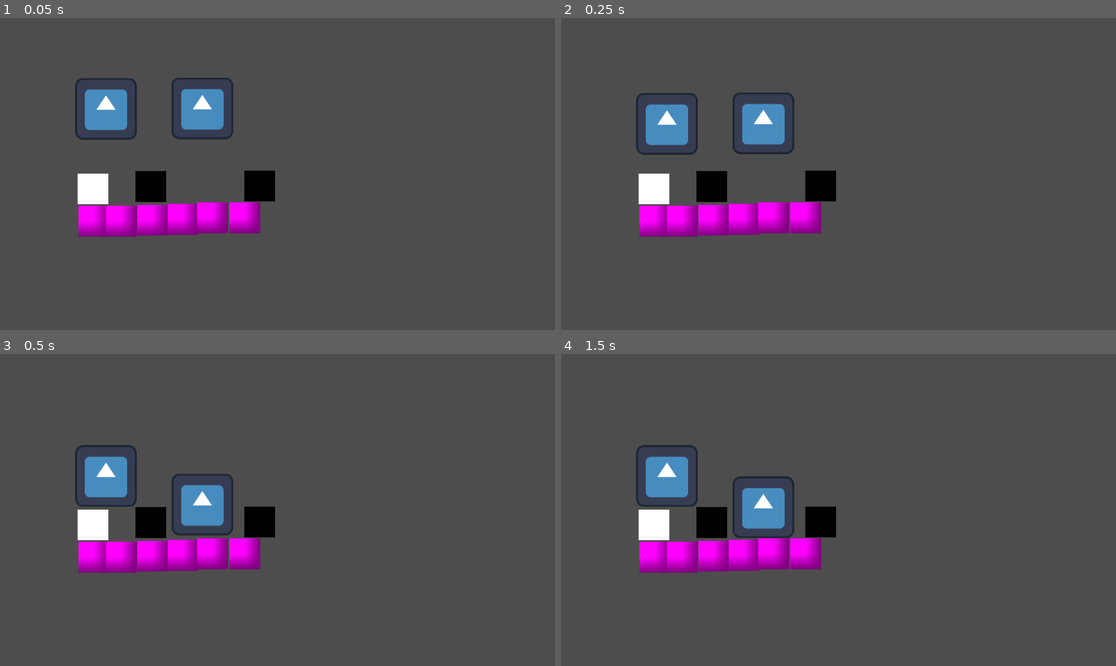
Above: before the commit, frames 1-4 (two rows, left to right).
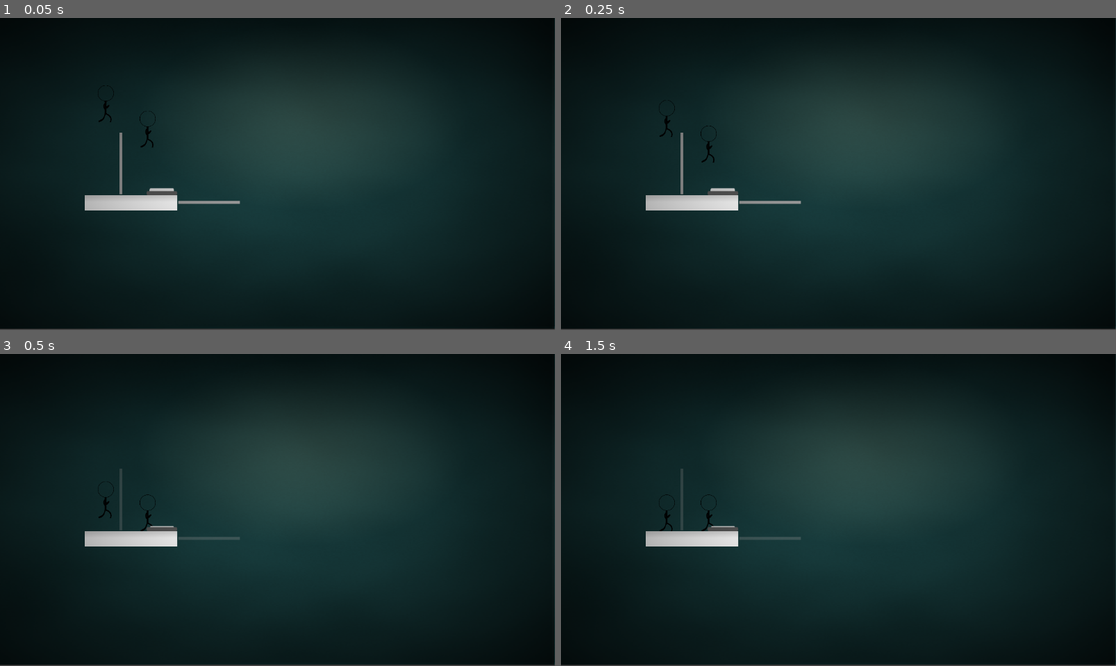
Above: after the commit, the same moments.

Repository: NahuelArrieta/ChronosSociety
Game: Godot game, scene res://levels/level.tscn
The game is run twice, just before and just after one commit, with the same random seed, the same clock (stepped at 60 frames per second) and the same inputs. The engine's default icon, where the game draws it, is replaced by a stand-in: a white triangle on a blue panel in a dark square.
Inputs:
- Up to frame 1 (0.05 s): no input
- Up to frame 2 (0.25 s): no input
- Up to frame 3 (0.5 s): no input
- Up to frame 4 (1.5 s): tap Space (REVERT_P1) at 0.6 s; tap Enter at 1.25 s; tap Shift (REVERT_P2) at 1.35 s

The runs differ from the first frame. In frame 1, 99% of the frame differs, in the area x 0-100%, y 0-100%; in frame 2, 99%; in frame 3, 99%; in frame 4, 99%.

Commit message:
Level art (#5)
* add background

* add player animations

* add button sprites

* add door sprite

Diff:
--- a/entities/enviroment/button/button.gd
+++ b/entities/enviroment/button/button.gd
@@ -18,4 +18,11 @@
 		return
 
 	active = value
+
+	## Play animations
+	$Animation.play("middle")
+	if active:
+		$Animation.play("pressed")
+	else:
+		$Animation.play("unpresed")
 	Global.buttonChanged.emit(groupId, active)
--- a/entities/enviroment/button/button.tscn
+++ b/entities/enviroment/button/button.tscn
@@ -1,24 +1,60 @@
-[gd_scene load_steps=4 format=3 uid="uid://d3qbem7373n6k"]
+[gd_scene load_steps=8 format=3 uid="uid://d3qbem7373n6k"]
 
 [ext_resource type="Script" uid="uid://cqwlw0bd6qtch" path="res://entities/enviroment/button/button.gd" id="1_nmqsl"]
+[ext_resource type="Texture2D" uid="uid://tuylwk1n2hlo" path="res://visual/button/middle.png" id="2_8v1kb"]
+[ext_resource type="Texture2D" uid="uid://chrsp7p52y5s" path="res://visual/button/pressed.png" id="3_8v1kb"]
+[ext_resource type="Texture2D" uid="uid://ku4r8e88phs8" path="res://visual/button/unpressed.png" id="4_g5qce"]
 
 [sub_resource type="CanvasTexture" id="CanvasTexture_nmqsl"]
 specular_color = Color(0, 0, 1, 1)
 
 [sub_resource type="RectangleShape2D" id="RectangleShape2D_nmqsl"]
-size = Vector2(63, 63)
+size = Vector2(63, 15)
+
+[sub_resource type="SpriteFrames" id="SpriteFrames_v7638"]
+animations = [{
+"frames": [{
+"duration": 1.0,
+"texture": ExtResource("2_8v1kb")
+}],
+"loop": true,
+"name": &"middle",
+"speed": 5.0
+}, {
+"frames": [{
+"duration": 1.0,
+"texture": ExtResource("3_8v1kb")
+}],
+"loop": true,
+"name": &"pressed",
+"speed": 5.0
+}, {
+"frames": [{
+"duration": 1.0,
+"texture": ExtResource("4_g5qce")
+}],
+"loop": true,
+"name": &"unpresed",
+"speed": 5.0
+}]
 
 [node name="Button" type="Area2D"]
 script = ExtResource("1_nmqsl")
 
 [node name="Sprite2D" type="Sprite2D" parent="."]
+visible = false
 position = Vector2(32, 32)
 scale = Vector2(64, 64)
 texture = SubResource("CanvasTexture_nmqsl")
 
 [node name="CollisionShape2D" type="CollisionShape2D" parent="."]
-position = Vector2(32, 32)
 shape = SubResource("RectangleShape2D_nmqsl")
+
+[node name="Animation" type="AnimatedSprite2D" parent="."]
+position = Vector2(0, 1.49012e-08)
+scale = Vector2(0.627451, 0.973684)
+sprite_frames = SubResource("SpriteFrames_v7638")
+animation = &"middle"
 
 [connection signal="body_entered" from="." to="." method="_on_body_entered"]
 [connection signal="body_exited" from="." to="." method="_on_body_exited"]
--- a/entities/enviroment/door/door.gd
+++ b/entities/enviroment/door/door.gd
@@ -1,12 +1,12 @@
-extends StaticBody2D
+extends Node2D
 
 # This variable allows you to set the group ID in the Inspector
 # so the door knows which button it should respond to.
 @export var groupId: int
 
 # Get references to the child nodes
-@onready var sprite = $Sprite2D
-@onready var collision_shape = $CollisionShape2D
+@onready var sprite = $Entry/Sprite2D
+@onready var collision_shape = $Entry/CollisionShape2D
 
 var _state_history = []
 var is_reverting = false
@@ -25,8 +25,8 @@
 var INACTIVE_STATUS := "INACTIVE"
 
 var STATUSES : Dictionary[String, Status] =  {
-	ACTIVE_STATUS: Status.new(Color.BLACK, true),
-	INACTIVE_STATUS: Status.new(Color.GRAY, false),
+	ACTIVE_STATUS: Status.new(Color("9c9c9c"), true),
+	INACTIVE_STATUS: Status.new(Color("9c9c9c", 0.3), false),
 }
 
 func _ready():
--- a/entities/enviroment/door/door.tscn
+++ b/entities/enviroment/door/door.tscn
@@ -1,21 +1,34 @@
-[gd_scene load_steps=4 format=3 uid="uid://b66i5kor3udi4"]
+[gd_scene load_steps=5 format=3 uid="uid://b66i5kor3udi4"]
 
 [ext_resource type="Script" uid="uid://dn0hohseijwik" path="res://entities/enviroment/door/door.gd" id="1_el4m5"]
+[ext_resource type="Texture2D" uid="uid://m50hwjk8qm1c" path="res://visual/door/base.png" id="2_ulegr"]
 
 [sub_resource type="CanvasTexture" id="CanvasTexture_el4m5"]
 specular_color = Color(0, 1, 1, 1)
 
 [sub_resource type="RectangleShape2D" id="RectangleShape2D_ulegr"]
-size = Vector2(63, 63)
+size = Vector2(62.5, 62.5)
 
-[node name="Door" type="StaticBody2D"]
+[node name="Door" type="Node2D"]
 script = ExtResource("1_el4m5")
 
-[node name="Sprite2D" type="Sprite2D" parent="."]
-position = Vector2(32, 32)
-scale = Vector2(64, 64)
+[node name="Entry" type="StaticBody2D" parent="."]
+
+[node name="Sprite2D" type="Sprite2D" parent="Entry"]
+modulate = Color(0.298039, 0.298039, 0.298039, 1)
+scale = Vector2(6.4, 128)
 texture = SubResource("CanvasTexture_el4m5")
 
-[node name="CollisionShape2D" type="CollisionShape2D" parent="."]
-position = Vector2(32, 32)
+[node name="CollisionShape2D" type="CollisionShape2D" parent="Entry"]
+scale = Vector2(0.1, 2)
 shape = SubResource("RectangleShape2D_ulegr")
+
+[node name="Bottom" type="Sprite2D" parent="."]
+position = Vector2(0, 64)
+scale = Vector2(0.10098, 0.402778)
+texture = ExtResource("2_ulegr")
+
+[node name="Top" type="Sprite2D" parent="."]
+position = Vector2(0, -64)
+scale = Vector2(0.10098, 0.402778)
+texture = ExtResource("2_ulegr")
--- a/entities/enviroment/platform/platform.tscn
+++ b/entities/enviroment/platform/platform.tscn
@@ -1,6 +1,6 @@
 [gd_scene load_steps=3 format=3 uid="uid://bn4dscbsrik6o"]
 
-[sub_resource type="PlaceholderTexture2D" id="PlaceholderTexture2D_vmhxp"]
+[ext_resource type="Texture2D" uid="uid://b82a1js512dd7" path="res://visual/platform/platform.png" id="1_yecdb"]
 
 [sub_resource type="RectangleShape2D" id="RectangleShape2D_vmhxp"]
 size = Vector2(63, 63)
@@ -8,10 +8,10 @@
 [node name="Platform" type="StaticBody2D"]
 
 [node name="Sprite2D" type="Sprite2D" parent="."]
-position = Vector2(32, 32)
-scale = Vector2(64, 64)
-texture = SubResource("PlaceholderTexture2D_vmhxp")
+scale = Vector2(0.25, 0.25)
+texture = ExtResource("1_yecdb")
+flip_v = true
 
 [node name="CollisionShape2D" type="CollisionShape2D" parent="."]
-position = Vector2(32, 32)
+scale = Vector2(0.5, 0.5)
 shape = SubResource("RectangleShape2D_vmhxp")
--- a/entities/player/player.gd
+++ b/entities/player/player.gd
@@ -23,6 +23,8 @@
 	add_to_group(Global.TIME_TRAVEL_GROUP)
 
 
+
+
 func _physics_process(delta):
 	if is_reverting:
 		revert_state()
@@ -36,7 +38,11 @@
 	var direction = Input.get_axis(left_action, right_action)
 	velocity.x = direction * speed
 
+
+
 	move_and_slide()
+	update_animation()
+
 
 func record_state():
 	var state = {
@@ -67,3 +73,13 @@
 
 		return true
 	return false
+
+func update_animation():
+	if velocity.x > 0:
+		$Animation.play("moving")
+		$Animation.flip_h = false
+	elif velocity.x < 0:
+		$Animation.play("moving")
+		$Animation.flip_h = true
+	else:
+		$Animation.play("idle")
--- a/entities/player/player.tscn
+++ b/entities/player/player.tscn
@@ -1,17 +1,154 @@
-[gd_scene load_steps=4 format=3 uid="uid://bg8oq3w6fk3j3"]
+[gd_scene load_steps=22 format=3 uid="uid://bg8oq3w6fk3j3"]
 
 [ext_resource type="Script" uid="uid://b78bww5c8bahl" path="res://entities/player/player.gd" id="1_symyc"]
-[ext_resource type="Texture2D" uid="uid://blgwtqydtmwpf" path="res://icon.svg" id="2_abrql"]
+[ext_resource type="Texture2D" uid="uid://dco4gov5ygjvx" path="res://visual/player/6cr5jbo9i.png" id="3_sglur"]
 
 [sub_resource type="RectangleShape2D" id="RectangleShape2D_abrql"]
-size = Vector2(126.75, 129)
+size = Vector2(30, 117.5)
+
+[sub_resource type="AtlasTexture" id="AtlasTexture_sglur"]
+atlas = ExtResource("3_sglur")
+region = Rect2(1080, 2040, 180, 340)
+
+[sub_resource type="AtlasTexture" id="AtlasTexture_bls4j"]
+atlas = ExtResource("3_sglur")
+region = Rect2(0, 0, 180, 340)
+
+[sub_resource type="AtlasTexture" id="AtlasTexture_fkugw"]
+atlas = ExtResource("3_sglur")
+region = Rect2(720, 0, 180, 340)
+
+[sub_resource type="AtlasTexture" id="AtlasTexture_8fjmc"]
+atlas = ExtResource("3_sglur")
+region = Rect2(0, 340, 180, 340)
+
+[sub_resource type="AtlasTexture" id="AtlasTexture_qiwj3"]
+atlas = ExtResource("3_sglur")
+region = Rect2(720, 340, 180, 340)
+
+[sub_resource type="AtlasTexture" id="AtlasTexture_26q78"]
+atlas = ExtResource("3_sglur")
+region = Rect2(0, 680, 180, 340)
+
+[sub_resource type="AtlasTexture" id="AtlasTexture_bectd"]
+atlas = ExtResource("3_sglur")
+region = Rect2(720, 680, 180, 340)
+
+[sub_resource type="AtlasTexture" id="AtlasTexture_wvtmh"]
+atlas = ExtResource("3_sglur")
+region = Rect2(0, 1020, 180, 340)
+
+[sub_resource type="AtlasTexture" id="AtlasTexture_7thud"]
+atlas = ExtResource("3_sglur")
+region = Rect2(720, 1020, 180, 340)
+
+[sub_resource type="AtlasTexture" id="AtlasTexture_a1qjk"]
+atlas = ExtResource("3_sglur")
+region = Rect2(0, 1360, 180, 340)
+
+[sub_resource type="AtlasTexture" id="AtlasTexture_j3ovn"]
+atlas = ExtResource("3_sglur")
+region = Rect2(720, 1360, 180, 340)
+
+[sub_resource type="AtlasTexture" id="AtlasTexture_afbqv"]
+atlas = ExtResource("3_sglur")
+region = Rect2(0, 1700, 180, 340)
+
+[sub_resource type="AtlasTexture" id="AtlasTexture_gx6sm"]
+atlas = ExtResource("3_sglur")
+region = Rect2(720, 1700, 180, 340)
+
+[sub_resource type="AtlasTexture" id="AtlasTexture_yqrof"]
+atlas = ExtResource("3_sglur")
+region = Rect2(0, 2040, 180, 340)
+
+[sub_resource type="AtlasTexture" id="AtlasTexture_3wlsy"]
+atlas = ExtResource("3_sglur")
+region = Rect2(720, 2040, 180, 340)
+
+[sub_resource type="AtlasTexture" id="AtlasTexture_b2kln"]
+atlas = ExtResource("3_sglur")
+region = Rect2(0, 2380, 180, 340)
+
+[sub_resource type="AtlasTexture" id="AtlasTexture_we0b7"]
+atlas = ExtResource("3_sglur")
+region = Rect2(720, 2380, 180, 340)
+
+[sub_resource type="SpriteFrames" id="SpriteFrames_bls4j"]
+animations = [{
+"frames": [{
+"duration": 1.0,
+"texture": SubResource("AtlasTexture_sglur")
+}],
+"loop": true,
+"name": &"idle",
+"speed": 5.0
+}, {
+"frames": [{
+"duration": 1.0,
+"texture": SubResource("AtlasTexture_bls4j")
+}, {
+"duration": 1.0,
+"texture": SubResource("AtlasTexture_fkugw")
+}, {
+"duration": 1.0,
+"texture": SubResource("AtlasTexture_8fjmc")
+}, {
+"duration": 1.0,
+"texture": SubResource("AtlasTexture_qiwj3")
+}, {
+"duration": 1.0,
+"texture": SubResource("AtlasTexture_26q78")
+}, {
+"duration": 1.0,
+"texture": SubResource("AtlasTexture_bectd")
+}, {
+"duration": 1.0,
+"texture": SubResource("AtlasTexture_wvtmh")
+}, {
+"duration": 1.0,
+"texture": SubResource("AtlasTexture_7thud")
+}, {
+"duration": 1.0,
+"texture": SubResource("AtlasTexture_a1qjk")
+}, {
+"duration": 1.0,
+"texture": SubResource("AtlasTexture_j3ovn")
+}, {
+"duration": 1.0,
+"texture": SubResource("AtlasTexture_afbqv")
+}, {
+"duration": 1.0,
+"texture": SubResource("AtlasTexture_gx6sm")
+}, {
+"duration": 1.0,
+"texture": SubResource("AtlasTexture_yqrof")
+}, {
+"duration": 1.0,
+"texture": SubResource("AtlasTexture_3wlsy")
+}, {
+"duration": 1.0,
+"texture": SubResource("AtlasTexture_b2kln")
+}, {
+"duration": 1.0,
+"texture": SubResource("AtlasTexture_we0b7")
+}],
+"loop": true,
+"name": &"moving",
+"speed": 5.0
+}]
 
 [node name="Player" type="CharacterBody2D"]
 script = ExtResource("1_symyc")
 
-[node name="Sprite" type="Sprite2D" parent="."]
-texture = ExtResource("2_abrql")
+[node name="Collision" type="CollisionShape2D" parent="."]
+position = Vector2(-1.5, -2.375)
+scale = Vector2(0.5, 0.5)
+shape = SubResource("RectangleShape2D_abrql")
 
-[node name="Collision" type="CollisionShape2D" parent="."]
-position = Vector2(-0.375, 0.5)
-shape = SubResource("RectangleShape2D_abrql")
+[node name="Animation" type="AnimatedSprite2D" parent="."]
+position = Vector2(0, -9)
+scale = Vector2(0.25, 0.25)
+sprite_frames = SubResource("SpriteFrames_bls4j")
+animation = &"idle"
+speed_scale = 9.0
--- /dev/null
+++ b/levels/background/background.gdshader
@@ -0,0 +1,21 @@
+shader_type canvas_item;
+
+uniform float vignette_intensity = 0.05;
+uniform float vignette_roundness = 1.0;
+uniform vec2 vignette_center = vec2(0.5, 0.35);
+
+// The Godot 4 way to access the screen texture
+uniform sampler2D screen_texture : hint_screen_texture, filter_linear;
+
+void fragment() {
+    // Calculate the distance from the center of the screen
+    vec2 pos = UV - vignette_center;
+    float dist = length(pos * vec2(1.0, 1.0 / vignette_roundness));
+
+    // Create the vignette effect
+    float vignette = smoothstep(1, 0.5 - vignette_intensity, dist);
+
+    // Apply the vignette to the screen color
+    vec4 original_color = texture(screen_texture, SCREEN_UV);
+    COLOR = vec4(original_color.rgb * vignette, 1.0);
+}
--- /dev/null
+++ b/levels/background/background.tscn
@@ -0,0 +1,74 @@
+[gd_scene load_steps=10 format=3 uid="uid://mhlh1xmx4dds"]
+
+[ext_resource type="Shader" uid="uid://c8rclwpybmq6w" path="res://levels/background/background.gdshader" id="1_cmi8h"]
+[ext_resource type="Shader" uid="uid://b005h0vdhs2o6" path="res://levels/background/background_light.gdshader" id="1_pf02t"]
+
+[sub_resource type="ShaderMaterial" id="ShaderMaterial_wswi6"]
+shader = ExtResource("1_pf02t")
+shader_parameter/light_color = Color(1, 0.9, 0.7, 1)
+shader_parameter/light_position = Vector2(0.55, 0.32)
+shader_parameter/light_radius = 0.3
+shader_parameter/light_falloff = 1.5
+
+[sub_resource type="Gradient" id="Gradient_rx702"]
+offsets = PackedFloat32Array(0.0438596, 1)
+
+[sub_resource type="FastNoiseLite" id="FastNoiseLite_rx702"]
+frequency = 0.0009
+
+[sub_resource type="NoiseTexture2D" id="NoiseTexture2D_rx702"]
+seamless_blend_skirt = 0.113
+color_ramp = SubResource("Gradient_rx702")
+noise = SubResource("FastNoiseLite_rx702")
+
+[sub_resource type="FastNoiseLite" id="FastNoiseLite_cmi8h"]
+frequency = 1.0
+
+[sub_resource type="NoiseTexture2D" id="NoiseTexture2D_cmi8h"]
+noise = SubResource("FastNoiseLite_cmi8h")
+
+[sub_resource type="ShaderMaterial" id="ShaderMaterial_pf02t"]
+shader = ExtResource("1_cmi8h")
+shader_parameter/vignette_intensity = 0.5
+shader_parameter/vignette_roundness = 1.0
+shader_parameter/vignette_center = Vector2(0.5, 0.5)
+
+[node name="Background" type="Node2D"]
+
+[node name="ColorRect2" type="ColorRect" parent="."]
+material = SubResource("ShaderMaterial_wswi6")
+offset_right = 1146.0
+offset_bottom = 644.0
+color = Color(1, 1, 1, 0)
+
+[node name="ColorRect" type="ColorRect" parent="."]
+offset_right = 1158.0
+offset_bottom = 645.0
+color = Color(0.0862745, 0.27451, 0.278431, 0.807843)
+
+[node name="TextureRect" type="TextureRect" parent="ColorRect"]
+modulate = Color(0.179568, 0.349878, 0.354102, 0.356863)
+layout_mode = 1
+anchors_preset = -1
+anchor_right = 1.0
+anchor_bottom = 0.998
+offset_right = 1.0
+offset_bottom = -2.71002
+texture = SubResource("NoiseTexture2D_rx702")
+
+[node name="TextureRect2" type="TextureRect" parent="ColorRect"]
+modulate = Color(0.0453257, 0.173618, 0.187253, 0.137255)
+layout_mode = 1
+anchors_preset = -1
+anchor_right = 1.0
+anchor_bottom = 0.998
+offset_right = 1.0
+offset_bottom = -2.71002
+texture = SubResource("NoiseTexture2D_cmi8h")
+
+[node name="CanvasLayer" type="CanvasLayer" parent="."]
+
+[node name="ColorRect" type="ColorRect" parent="CanvasLayer"]
+material = SubResource("ShaderMaterial_pf02t")
+offset_right = 1151.0
+offset_bottom = 646.0
--- /dev/null
+++ b/levels/background/background_light.gdshader
@@ -0,0 +1,18 @@
+shader_type canvas_item;
+
+uniform vec4 light_color : source_color = vec4(1.0, 0.9, 0.7, 1.0); // Warm light color (e.g., yellow-orange)
+uniform vec2 light_position = vec2(0.5, 0.5); // Center of the light (0.0-1.0 UV coordinates)
+uniform float light_radius = 0.5; // How large the light is
+uniform float light_falloff = 2.0; // How quickly the light fades
+
+void fragment() {
+    // Calculate distance from the light source
+    vec2 dist_vec = UV - light_position;
+    float dist = length(dist_vec);
+
+    // Calculate light intensity based on distance and falloff
+    float intensity = max(0.0, 1.0 - pow(dist / light_radius, light_falloff));
+
+    // Multiply light color by intensity
+    COLOR = vec4(light_color.rgb * intensity, light_color.a);
+}
--- a/levels/level.tscn
+++ b/levels/level.tscn
@@ -1,12 +1,15 @@
-[gd_scene load_steps=6 format=3 uid="uid://c7ejpm0cgaqea"]
+[gd_scene load_steps=7 format=3 uid="uid://c7ejpm0cgaqea"]
 
 [ext_resource type="PackedScene" uid="uid://bg8oq3w6fk3j3" path="res://entities/player/player.tscn" id="1_80vhd"]
 [ext_resource type="PackedScene" uid="uid://bn4dscbsrik6o" path="res://entities/enviroment/platform/platform.tscn" id="2_hjsbj"]
 [ext_resource type="Script" uid="uid://48mhitpn4qin" path="res://controllers/time_travel_controller.gd" id="3_cwqvt"]
 [ext_resource type="PackedScene" uid="uid://d3qbem7373n6k" path="res://entities/enviroment/button/button.tscn" id="4_5mrsh"]
 [ext_resource type="PackedScene" uid="uid://b66i5kor3udi4" path="res://entities/enviroment/door/door.tscn" id="5_safpt"]
+[ext_resource type="PackedScene" uid="uid://mhlh1xmx4dds" path="res://levels/background/background.tscn" id="6_gjl0y"]
 
 [node name="Node2D" type="Node2D"]
+
+[node name="Background" parent="." instance=ExtResource("6_gjl0y")]
 
 [node name="Player1" parent="." instance=ExtResource("1_80vhd")]
 position = Vector2(220, 187)
@@ -14,36 +17,36 @@
 [node name="Platforms" type="Node" parent="."]
 
 [node name="Platform" parent="Platforms" instance=ExtResource("2_hjsbj")]
-position = Vector2(163, 390)
+position = Vector2(224, 384)
 
 [node name="Platform2" parent="Platforms" instance=ExtResource("2_hjsbj")]
-position = Vector2(220, 390)
+position = Vector2(192, 384)
 
 [node name="Platform3" parent="Platforms" instance=ExtResource("2_hjsbj")]
-position = Vector2(285, 388)
+position = Vector2(256, 384)
 
 [node name="Platform4" parent="Platforms" instance=ExtResource("2_hjsbj")]
-position = Vector2(348, 386)
+position = Vector2(320, 384)
 
 [node name="Platform5" parent="Platforms" instance=ExtResource("2_hjsbj")]
-position = Vector2(409, 383)
+position = Vector2(288, 384)
 
 [node name="TimeTravelController" type="Node" parent="."]
 script = ExtResource("3_cwqvt")
 
 [node name="Player2" parent="." instance=ExtResource("1_80vhd")]
-position = Vector2(420, 186)
+position = Vector2(307, 240)
 player_number = 2
 
 [node name="Button" parent="." instance=ExtResource("4_5mrsh")]
-position = Vector2(161, 323)
+position = Vector2(336, 359)
 
 [node name="Door" parent="." instance=ExtResource("5_safpt")]
-position = Vector2(281, 318)
+position = Vector2(251, 302)
 
 [node name="Door2" parent="." instance=ExtResource("5_safpt")]
-position = Vector2(507, 317)
-groupId = 1
+position = Vector2(434, 383)
+rotation = 1.5708
 
 [node name="Platform" parent="." instance=ExtResource("2_hjsbj")]
-position = Vector2(476, 383)
+position = Vector2(352, 384)
Not shown, added: levels/background/background.gdshader.uid
Not shown, added: levels/background/background_light.gdshader.uid
Binary file added: visual/button/middle.png
Not shown, added: visual/button/middle.png.import
Binary file added: visual/button/pressed.png
Not shown, added: visual/button/pressed.png.import
Binary file added: visual/button/unpressed.png
Not shown, added: visual/button/unpressed.png.import
Binary file added: visual/platform/platform.png
Not shown, added: visual/platform/platform.png.import
Binary file added: visual/player/6cr5jbo9i.png
Not shown, added: visual/player/6cr5jbo9i.png.import
